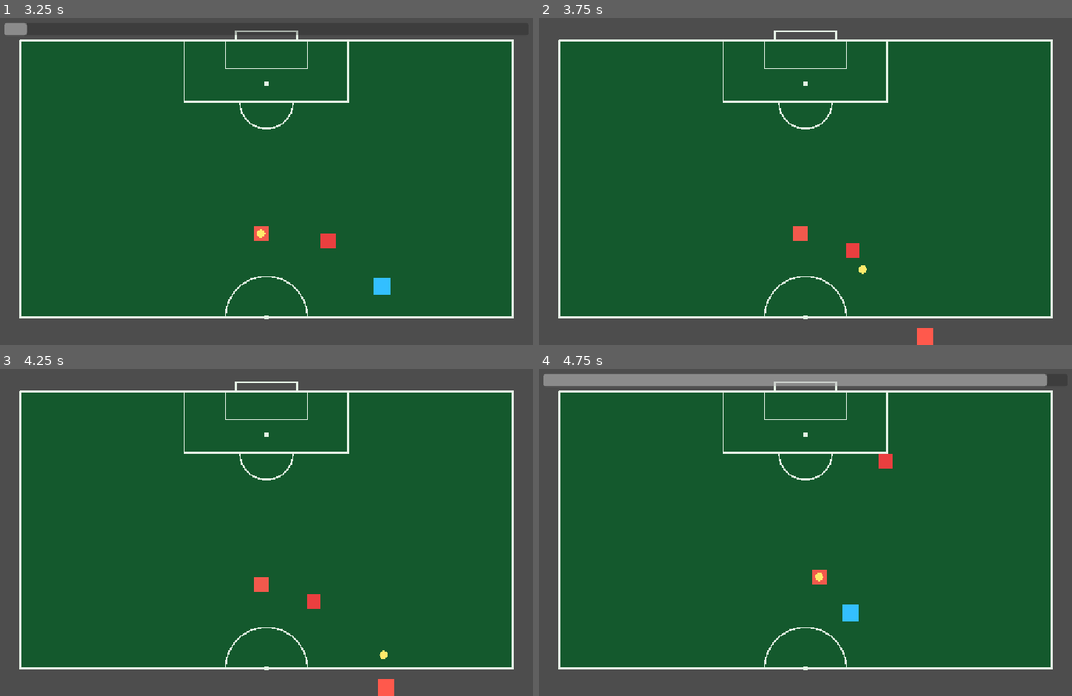
Above: before the commit, frames 1-4 (two rows, left to right).
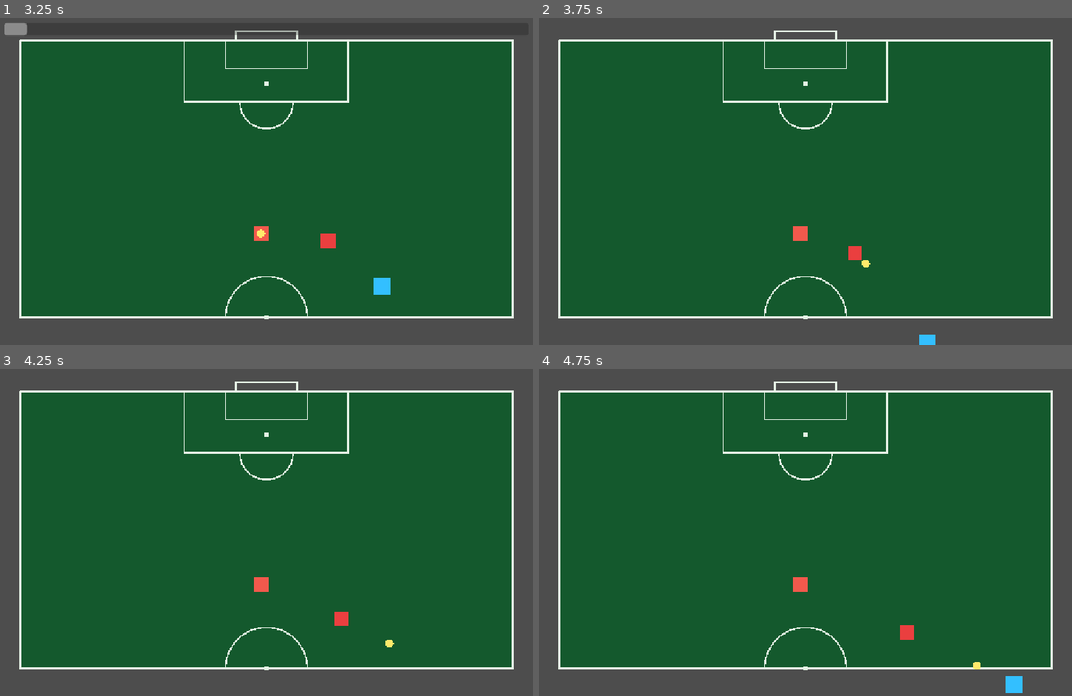
Above: after the commit, the same moments.

Repository: lucasruiz12/el-goat-game
Game: Godot game, scene res://home/Home.tscn
Same seed, same stepped clock (60 frames per second), same inputs: the game is played once before the commit and once after it.
Inputs:
- Up to frame 1 (3.25 s): click "JUGAR" at 0.5 s; click "Desmarque con presión" at 1.25 s; hold D (player_move_right) 2.03-2.78 s; hold S (player_move_down) from 2.78 s (still down)
- Up to frame 2 (3.75 s): release S (player_move_down) at 3.53 s; hold D (player_move_right) from 3.53 s (still down)
- Up to frame 3 (4.25 s): keep holding D (player_move_right)
- Up to frame 4 (4.75 s): release D (player_move_right) at 4.28 s; hold W (player_move_up) from 4.28 s (still down)

Frame 1 is identical in both runs. In frame 2, 0.3% of the frame differs, in the area x 57-75%, y 68-100%; in frame 3, 0.4%; in frame 4, 4.2%, in the area x 0-96%, y 1-100%.

Commit message:
feat: implement pass resolution outcomes and integrate lane quality into pass precision

Diff:
--- a/main.gd
+++ b/main.gd
@@ -15,6 +15,20 @@
 	OFF_BALL,
 	PASS,
 	RESULT,
+}
+
+## Resultados posibles del pase (T5). Cada uno tiene un único mensaje: el
+## feedback refleja lo que realmente ocurrió y nunca dos resoluciones a la vez.
+enum PassOutcome {
+	PRECISE,
+	DEVIATED,
+	INTERCEPTED,
+}
+
+const PASS_OUTCOME_MESSAGES := {
+	PassOutcome.PRECISE: "¡PASE PRECISO!",
+	PassOutcome.DEVIATED: "PASE DESVIADO",
+	PassOutcome.INTERCEPTED: "PASE INTERCEPTADO",
 }
 
 ## Parámetros de la situación actual. Main no tiene valores propios: los toma
@@ -27,6 +41,7 @@
 var pass_lead_distance: float
 var maximum_pass_error: float
 var ball_contact_distance: float
+var interception_distance: float
 var ball_outside_grace_duration: float
 var holder_shift_distance: float
 var holder_shift_speed: float
@@ -80,6 +95,7 @@
 	pass_lead_distance = situation.pass_lead_distance
 	maximum_pass_error = situation.maximum_pass_error
 	ball_contact_distance = situation.ball_contact_distance
+	interception_distance = situation.interception_distance
 	ball_outside_grace_duration = situation.ball_outside_grace_duration
 	holder_shift_distance = situation.holder_shift_distance
 	holder_shift_speed = situation.holder_shift_speed
@@ -125,6 +141,7 @@
 	off_ball_timer.max_value = off_ball_duration
 	off_ball_timer.value = remaining_time
 	off_ball_timer.visible = true
+	level_complete_label.visible = false
 	ball_outside_time_remaining = 0.0
 	situation_state = SituationState.OFF_BALL
 
@@ -152,6 +169,20 @@
 
 
 func start_pass() -> void:
+	# T5: la calidad de la línea contra todos los rivales modula la precisión
+	# efectiva del pase. Con la línea despejada el pase sale igual que antes;
+	# con rivales sobre ella, la desviación crece de forma gradual y acotada
+	# por maximum_pass_error.
+	var lane_result: Dictionary = evaluator.evaluate_pass_lane(
+		teammate.global_position,
+		player.global_position,
+		get_rival_positions(),
+	)
+	var effective_precision := combine_precision_with_lane(
+		teammate_pass_precision,
+		lane_result.lane_quality,
+	)
+
 	# El evaluador todavía modela un solo rival (su firma recibe una posición):
 	# se usa al primero de la colección.
 	var evaluation := evaluator.evaluate_pass_target(
@@ -160,7 +191,7 @@
 		teammate.global_position,
 		rivals[0].global_position,
 		field.get_field_rect(),
-		teammate_pass_precision,
+		effective_precision,
 		pass_lead_distance,
 		maximum_pass_error,
 		random_number_generator,
@@ -182,20 +213,29 @@
 	apply_rival_pressure(ball.global_position, delta)
 
 	if ball.global_position.distance_to(player.global_position) <= ball_contact_distance:
-		finish_situation(true)
-		return
-
-	if has_rival_ball_contact():
-		finish_situation(false)
-		return
-
-
-func has_rival_ball_contact() -> bool:
+		finish_situation(PassOutcome.PRECISE)
+		return
+
+	if is_ball_intercepted():
+		finish_situation(PassOutcome.INTERCEPTED)
+		return
+
+
+func is_ball_intercepted() -> bool:
+	return is_ball_intercepted_at(
+		ball.global_position,
+		get_rival_positions(),
+		interception_distance,
+	)
+
+
+func get_rival_positions() -> Array[Vector2]:
+	var positions: Array[Vector2] = []
+
 	for rival in rivals:
-		if ball.global_position.distance_to(rival.global_position) <= ball_contact_distance:
-			return true
-
-	return false
+		positions.append(rival.global_position)
+
+	return positions
 
 
 func update_ball_outside_timer(delta: float) -> void:
@@ -206,7 +246,7 @@
 	ball_outside_time_remaining = maxf(ball_outside_time_remaining - delta, 0.0)
 
 	if is_zero_approx(ball_outside_time_remaining):
-		finish_situation(false)
+		finish_situation(PassOutcome.DEVIATED)
 
 
 func apply_rival_pressure(target_position: Vector2, delta: float) -> void:
@@ -255,18 +295,19 @@
 	pass
 
 
-func finish_situation(succeeded: bool) -> void:
+func finish_situation(outcome: PassOutcome) -> void:
 	if situation_state == SituationState.RESULT:
 		return
 
 	situation_state = SituationState.RESULT
 	player.set_physics_process(false)
 	player.velocity = Vector2.ZERO
-
-	if succeeded:
+	level_complete_label.text = get_pass_outcome_message(outcome)
+	level_complete_label.visible = true
+
+	if is_pass_successful(outcome):
 		ball.stop_at(player.global_position)
 		player_visual.color = SUCCESS_COLOR
-		level_complete_label.visible = true
 
 		GameProgress.complete_current_level()
 
@@ -278,3 +319,34 @@
 
 	await get_tree().create_timer(restart_interval).timeout
 	start_situation()
+
+
+## T5: une la calidad de la línea (evaluate_pass_lane) con la precisión del
+## pase. Con la línea despejada (calidad 1) la precisión no cambia; con la
+## línea comprometida escala hacia cero de forma gradual. Queda acotada a
+## [0, 1] para no alterar los límites del error ya existentes.
+static func combine_precision_with_lane(pass_precision: float, lane_quality: float) -> float:
+	return clampf(pass_precision * lane_quality, 0.0, 1.0)
+
+
+## T5: una intercepción exige que un rival esté dentro de interception_distance
+## de la trayectoria real de la pelota (su posición en este instante). Estar
+## cerca pero fuera de ese umbral no intercepta automáticamente.
+static func is_ball_intercepted_at(
+	ball_position: Vector2,
+	rival_positions: Array[Vector2],
+	interception_range: float,
+) -> bool:
+	for rival_position in rival_positions:
+		if ball_position.distance_to(rival_position) <= interception_range:
+			return true
+
+	return false
+
+
+static func get_pass_outcome_message(outcome: PassOutcome) -> String:
+	return PASS_OUTCOME_MESSAGES[outcome]
+
+
+static func is_pass_successful(outcome: PassOutcome) -> bool:
+	return outcome == PassOutcome.PRECISE
--- a/situation_catalog.gd
+++ b/situation_catalog.gd
@@ -34,6 +34,7 @@
 	situation.pass_lead_distance = 72.0
 	situation.maximum_pass_error = 80.0
 	situation.ball_contact_distance = 25.0
+	situation.interception_distance = 15.0
 	situation.ball_outside_grace_duration = 0.5
 	situation.holder_shift_distance = 0.0
 	situation.holder_shift_speed = 60.0
--- a/situation_definition.gd
+++ b/situation_definition.gd
@@ -26,6 +26,7 @@
 @export var pass_lead_distance := 72.0
 @export var maximum_pass_error := 80.0
 @export var ball_contact_distance := 25.0
+@export var interception_distance := 15.0
 @export var ball_outside_grace_duration := 0.5
 
 @export_category("Teammate")
--- /dev/null
+++ b/tests/test_main_pass_resolution.gd
@@ -0,0 +1,90 @@
+extends "res://tests/test_case.gd"
+
+## Pruebas de integración de T5 en main.gd: funciones puras que unen la
+## calidad de la línea con la precisión del pase, deciden intercepciones y
+## asignan mensajes de resultado. Sin escena principal ni RNG.
+
+const MainScript = preload("res://main.gd")
+
+const PASS_PRECISION := 0.72
+const INTERCEPTION_RANGE := 15.0
+
+
+func run() -> void:
+	test_free_lane_keeps_precision()
+	test_committed_lane_reduces_precision_gradually()
+	test_effective_precision_stays_bounded()
+	test_interception_requires_proximity_threshold()
+	test_interception_ignores_distant_rivals()
+	test_interception_without_rivals()
+	test_outcome_messages_are_distinct()
+	test_only_precise_outcome_is_success()
+
+
+func test_free_lane_keeps_precision() -> void:
+	var combined: float = MainScript.combine_precision_with_lane(PASS_PRECISION, 1.0)
+
+	check_approx(combined, PASS_PRECISION, "con la línea despejada la precisión no cambia")
+
+
+func test_committed_lane_reduces_precision_gradually() -> void:
+	var half_lane: float = MainScript.combine_precision_with_lane(PASS_PRECISION, 0.5)
+	var worse_lane: float = MainScript.combine_precision_with_lane(PASS_PRECISION, 0.25)
+
+	check_approx(half_lane, PASS_PRECISION * 0.5, "con la línea a media claridad la precisión baja a la mitad")
+	check(worse_lane < half_lane, "una línea más comprometida reduce más la precisión")
+
+
+func test_effective_precision_stays_bounded() -> void:
+	check_approx(MainScript.combine_precision_with_lane(PASS_PRECISION, 0.0), 0.0, "línea bloqueada = precisión efectiva 0")
+	check_approx(MainScript.combine_precision_with_lane(2.0, 1.0), 1.0, "la precisión efectiva queda acotada a 1")
+
+
+func test_interception_requires_proximity_threshold() -> void:
+	var ball := Vector2.ZERO
+	var near_rivals: Array[Vector2] = [Vector2(12.0, 0.0)]
+	var shadow_rivals: Array[Vector2] = [Vector2(20.0, 0.0)]
+
+	check(
+		MainScript.is_ball_intercepted_at(ball, near_rivals, INTERCEPTION_RANGE),
+		"un rival dentro del umbral de intercepción intercepta",
+	)
+	check(
+		not MainScript.is_ball_intercepted_at(ball, shadow_rivals, INTERCEPTION_RANGE),
+		"un rival cerca pero fuera del umbral no intercepta automáticamente",
+	)
+
+
+func test_interception_ignores_distant_rivals() -> void:
+	var distant_rivals: Array[Vector2] = [Vector2(300.0, 0.0)]
+
+	check(
+		not MainScript.is_ball_intercepted_at(Vector2.ZERO, distant_rivals, INTERCEPTION_RANGE),
+		"un rival lejano no intercepta",
+	)
+
+
+func test_interception_without_rivals() -> void:
+	var no_rivals: Array[Vector2] = []
+
+	check(
+		not MainScript.is_ball_intercepted_at(Vector2.ZERO, no_rivals, INTERCEPTION_RANGE),
+		"sin rivales no hay intercepción",
+	)
+
+
+func test_outcome_messages_are_distinct() -> void:
+	var precise: String = MainScript.get_pass_outcome_message(MainScript.PassOutcome.PRECISE)
+	var deviated: String = MainScript.get_pass_outcome_message(MainScript.PassOutcome.DEVIATED)
+	var intercepted: String = MainScript.get_pass_outcome_message(MainScript.PassOutcome.INTERCEPTED)
+
+	check(
+		precise != deviated and precise != intercepted and deviated != intercepted,
+		"los tres resultados tienen mensajes distintos, sin resultados contradictorios",
+	)
+
+
+func test_only_precise_outcome_is_success() -> void:
+	check(MainScript.is_pass_successful(MainScript.PassOutcome.PRECISE), "el pase preciso es el único resultado exitoso")
+	check(not MainScript.is_pass_successful(MainScript.PassOutcome.DEVIATED), "el pase desviado no es exitoso")
+	check(not MainScript.is_pass_successful(MainScript.PassOutcome.INTERCEPTED), "el pase interceptado no es exitoso")
--- a/tests/test_situation_catalog.gd
+++ b/tests/test_situation_catalog.gd
@@ -53,6 +53,7 @@
 	check_approx(situation.maximum_pass_error, 80.0, "error máximo del pase")
 	check_approx(situation.ball_contact_distance, 25.0, "distancia de contacto con la pelota")
 	check_approx(situation.ball_outside_grace_duration, 0.5, "gracia de pelota fuera")
+	check_approx(situation.interception_distance, 15.0, "umbral de intercepción")
 	check_approx(situation.rival_speed, 115.0, "velocidad del rival")
 	check_approx(situation.minimum_initial_rival_distance, 150.0, "distancia mínima inicial del rival")
 	check(situation.rival_count == 1, "cantidad de rivales = 1 (obtenido %d)" % situation.rival_count)
--- a/tests/test_situation_definition.gd
+++ b/tests/test_situation_definition.gd
@@ -23,3 +23,4 @@
 
 	check_approx(definition.holder_shift_distance, 0.0, "una definición nueva tiene holder_shift_distance = 0 (poseedor estático)")
 	check_approx(definition.holder_shift_speed, 60.0, "una definición nueva tiene holder_shift_speed = 60")
+	check_approx(definition.interception_distance, 15.0, "una definición nueva tiene interception_distance = 15")
Not shown, added: tests/test_main_pass_resolution.gd.uid
Not shown, changed: docs/DEVLOG.md
Not shown, changed: docs/PROJECT_STATE.md
Not shown, changed: docs/ROADMAP.md
